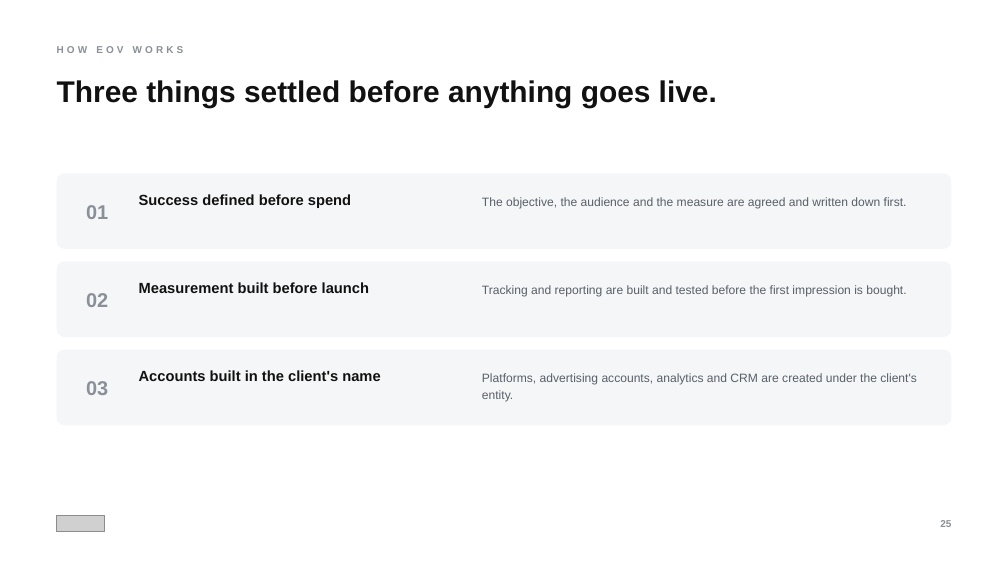
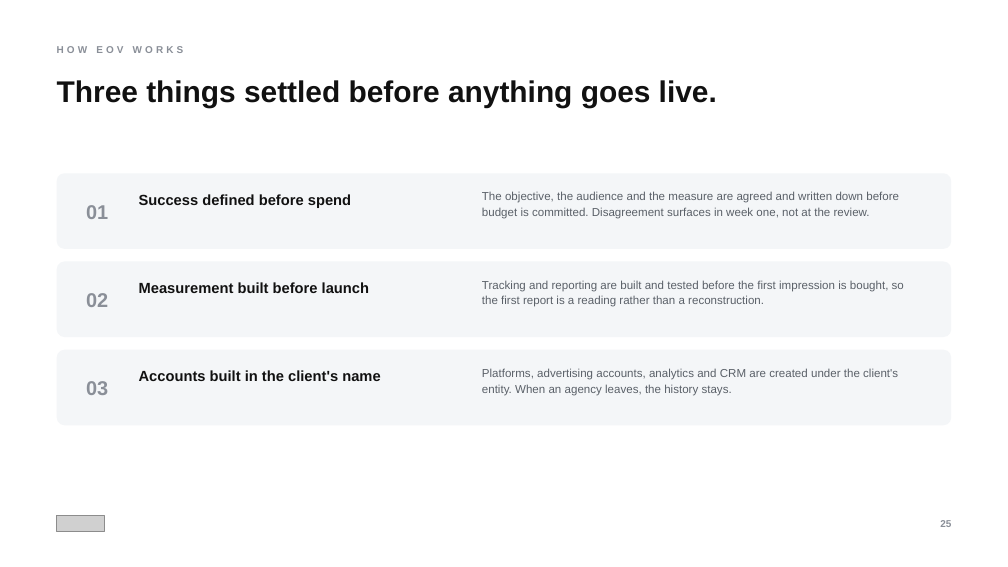
Before and after one commit to tanvichitnis1/NEW-, a slide deck: slide 25 of deck-pptx/EOV-Credentials-2026.pptx. Drawn at 1008x567 pixels with LibreOffice and Linux fonts; fonts in the diff are those of the drawing; grey boxes stand for pictures. Boxes give left, top, right and bottom in pixels: in the first picture for what was removed or moved away, otherwise in the second. Text is boxed around its words. In the diff, an @@ line names an element or a change of style, - is before the commit and + after.

```diff
--- a/deck-pptx/EOV-Credentials-2026.pptx
+++ b/deck-pptx/EOV-Credentials-2026.pptx
@@ text at [482,191,899,219]: text changed; size 11.5 to 11 pt @@
-The objective, the audience and the measure are agreed and written down first.
+The objective, the audience and the measure are agreed and written down before budget is committed. Disagreement surfaces in week one, not at the review.
@@ text at [482,280,904,307]: text changed; size 11.5 to 11 pt @@
-Tracking and reporting are built and tested before the first impression is bought.
+Tracking and reporting are built and tested before the first impression is bought, so the first report is a reading rather than a reconstruction.
@@ text at [482,368,898,396]: text changed; size 11.5 to 11 pt @@
-Platforms, advertising accounts, analytics and CRM are created under the client's entity.
+Platforms, advertising accounts, analytics and CRM are created under the client's entity. When an agency leaves, the history stays.
```
Also in this commit, not shown: 14 other slides changed, 4 other files.
